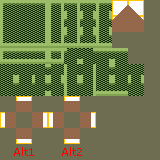
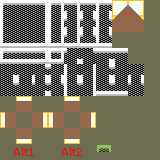
Comparing the layer stacks of the two (160, 160) images. Changes:
painted on "floorboards-f.png" over [0, 0, 144, 152]
